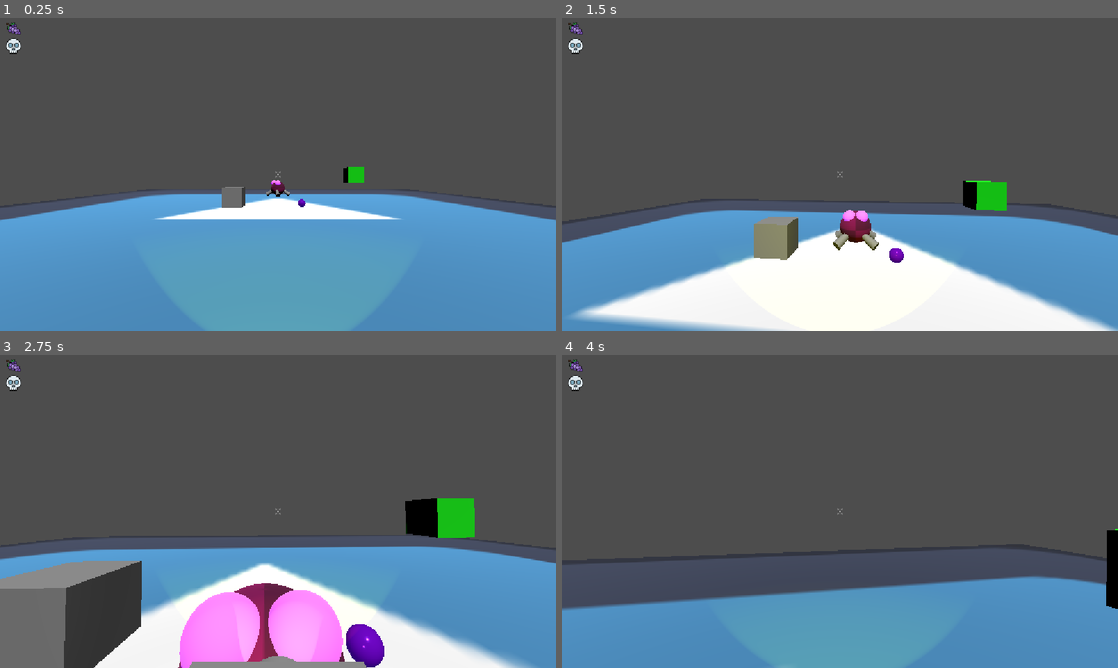
Above: before the commit, frames 1-4 (two rows, left to right).
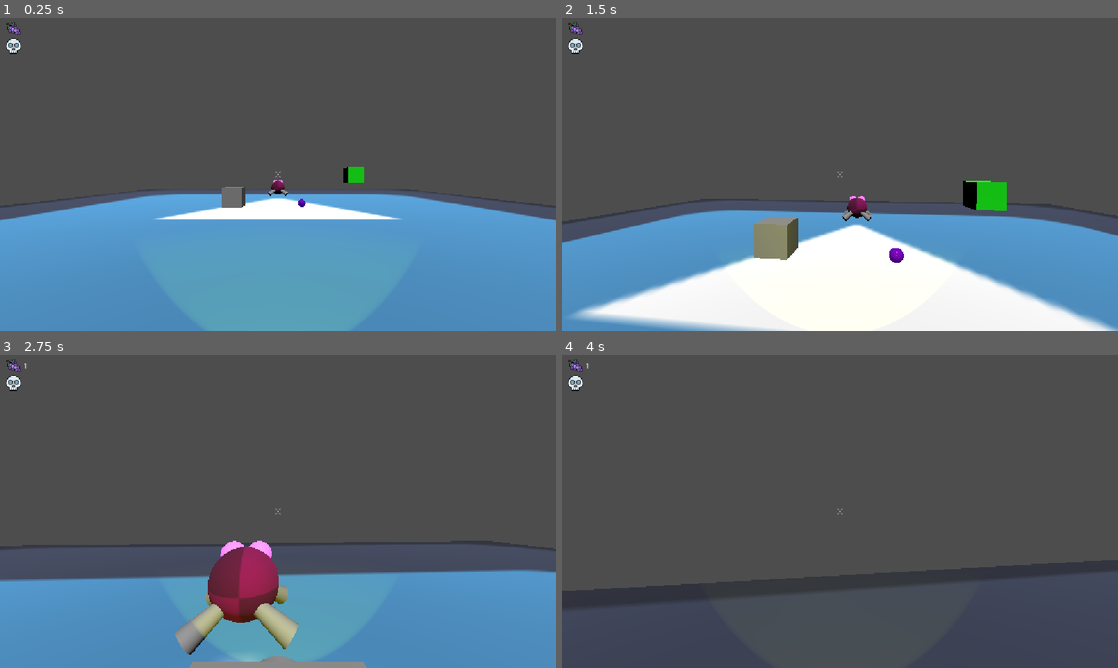
Above: after the commit, the same moments.

Repository: BrokHoly/spark-them-all
Game: Godot game, scene res://levels/proto_hub.tscn
The game is run twice, just before and just after one commit, with the same random seed, the same clock (stepped at 60 frames per second) and the same inputs. This scene is started directly instead of the project's main scene. The engine's default icon, where the game draws it, is replaced by a stand-in: a white triangle on a blue panel in a dark square.
Inputs (mouse positions are in pixels of both pictures, inside the frame that each line leads up to):
- Up to frame 1 (0.25 s): no input
- Up to frame 2 (1.5 s): move the mouse to (867, 174) at 0.52 s; press the mouse at (867, 174) at 0.53 s; hold W (move_forward) from 0.53 s (still down); tap Space (jump) at 0.77 s; move the mouse to (812, 174) at 1.27 s; release the mouse at (812, 174) at 1.28 s; tap F (interact) at 1.35 s
- Up to frame 3 (2.75 s): keep holding W (move_forward); tap Space (jump) at 1.52 s; move the mouse to (289, 505) at 2.02 s; hold Ctrl (sprint) from 2.03 s (still down)
- Up to frame 4 (4 s): keep holding W (move_forward); move the mouse to (834, 517) at 2.77 s; release Ctrl (sprint) at 2.78 s; click (834, 517) at 2.85 s; tap Space (jump) at 3.02, 3.77 s; move the mouse to (878, 514) at 3.52 s; hold F (interact) from 3.53 s (still down)

The runs differ from the first frame. In frame 1, 0.1% of the frame differs, in the area x 47-53%, y 51-58%; in frame 2, 0.8%; in frame 3, 31%, in the area x 0-100%, y 2-100%; in frame 4, 31%.
Error after the commit: Parse Error: Preload file "res://characters/enemies/boular/damage_number.tscn" does not exist. (res://characters/enemies/boular/boular.gd:11)

Commit message:
damage particule

Diff:
--- a/characters/enemies/boular/boular.gd
+++ b/characters/enemies/boular/boular.gd
@@ -8,6 +8,7 @@
 var time_since_last_hit = 0.0
 
 var grape_scene : PackedScene = preload("res://collectibles/loots/boular_grape.tscn")
+var damage_number_scene: PackedScene = preload("res://characters/enemies/boular/damage_number.tscn")
 @onready var animation_player : AnimationPlayer = $AnimationPlayer
 
 @export var player: Node3D
@@ -44,9 +45,9 @@
 func expose_to_light(delta: float, damage_per_tick: float, damage_cooldown: float):
 	# Only take damage if cooldown passed
 	if time_since_last_hit >= damage_cooldown :
-		print(time_since_last_hit, " >= ", damage_cooldown, " : ", (time_since_last_hit >= damage_cooldown))
 		HEALTH -= damage_per_tick
 		time_since_last_hit = 0.0  # reset cooldown
+		_show_damage_number(damage_per_tick)
 		damage_animation()
 		if HEALTH <= 0:
 			_drop_grapes()
@@ -80,4 +81,13 @@
 
 func damage_animation() -> void :
 	animation_player.play("damage_hit")
-	pass
+
+
+func _show_damage_number(amount: float):
+	if not damage_number_scene:
+		return
+	var dmg = damage_number_scene.instantiate()
+	get_tree().current_scene.add_child(dmg)
+	var offset = Vector3(randf_range(-0.3,0.3),0,randf_range(-0.3,0.3))
+	dmg.global_position = global_position + Vector3(0,1,0) + offset
+	dmg.setup(amount)
